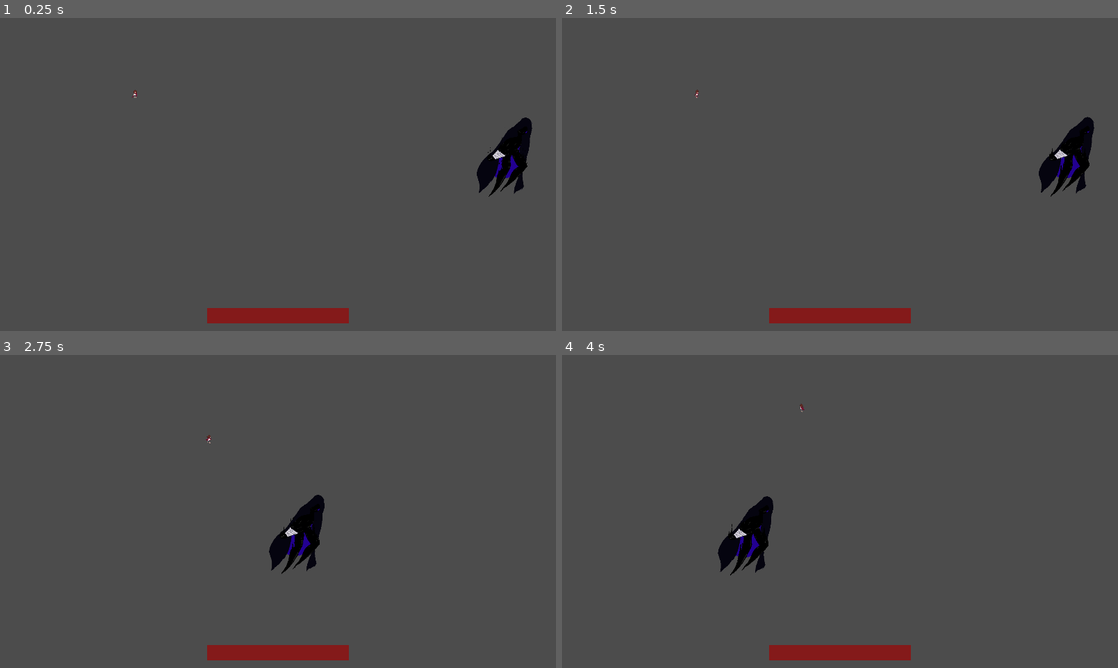
Above: before the commit, frames 1-4 (two rows, left to right).
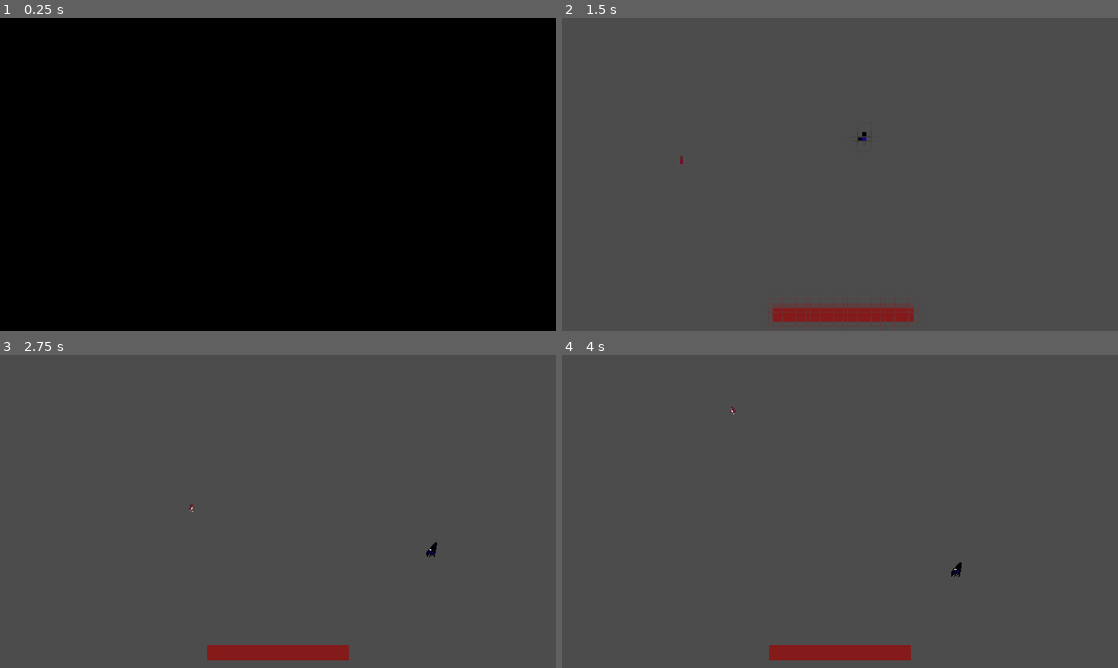
Above: after the commit, the same moments.

Repository: LadyVolk/The-Modern-Triad
Game: Godot game, scene res://Bosses/Anxiety/Level2.tscn
Same seed, same stepped clock (60 frames per second), same inputs: the game is played once before the commit and once after it. This scene is started directly instead of the project's main scene. Sound files missing from this copy of the repository are replaced by a short silence.
Inputs (mouse positions are in pixels of both pictures, inside the frame that each line leads up to):
- Up to frame 1 (0.25 s): no input
- Up to frame 2 (1.5 s): move the mouse to (962, 158) at 0.52 s; hold D (player_right) 0.53-1.28 s; hold Right mouse button (melee_attack) 0.53-1.28 s; move the mouse to (728, 190) at 1.27 s; hold S (player_down) from 1.28 s (still down); tap Space (player_dash) at 1.35 s
- Up to frame 3 (2.75 s): move the mouse to (333, 442) at 2.02 s; release S (player_down) at 2.03 s; press the mouse at (333, 442) at 2.03 s; hold D (player_right) from 2.03 s (still down)
- Up to frame 4 (4 s): move the mouse to (812, 574) at 2.77 s; release D (player_right) at 2.78 s; release the mouse at (812, 574) at 2.78 s; hold W (player_up) 2.78-3.53 s; right-click (812, 574) at 2.85 s; move the mouse to (1006, 558) at 3.52 s; hold A (player_left) from 3.53 s (still down); hold Space (player_dash) from 3.53 s (still down)

The runs differ from the first frame. In frame 1, 99% of the frame differs, in the area x 0-100%, y 0-100%; in frame 2, 1.7%; in frame 3, 1.4%; in frame 4, 1.4%.

Commit message:
started changes to anxiety movement and damage

Diff:
--- a/game/Bosses/Anxiety/Anxiety.gd
+++ b/game/Bosses/Anxiety/Anxiety.gd
@@ -2,6 +2,8 @@
 
 
 signal new_target_position
+signal anxiety_attack
+
 
 var target_destination
 var speed = 1000
@@ -10,6 +12,7 @@
 var player = null
 
 export var health = 200
+
 
 func _ready():
 	pass
@@ -36,6 +39,7 @@
 		if move.length() <= 1:
 			$TimerPosition.start()
 			target_destination = null
+
 
 
 func how_much_to_move(target_position, origin_position, how_much):
@@ -83,3 +87,8 @@
 
 func change_state(new_stage):
 	pass
+
+
+func _on_Attack_area_body_entered(body):
+	if body.is_in_group("player"):
+		emit_signal("anxiety_attack", 25)
--- a/game/Bosses/Anxiety/Anxiety.tscn
+++ b/game/Bosses/Anxiety/Anxiety.tscn
@@ -128,12 +128,15 @@
 } ]
 }
 
+[sub_resource type="CircleShape2D" id=5]
+radius = 12.7982
+
 [node name="Anxiety" type="KinematicBody2D" groups=[
 "boss",
 ]]
 position = Vector2( 1, 0 )
-collision_layer = 16
-collision_mask = 4
+collision_layer = 0
+collision_mask = 0
 script = ExtResource( 1 )
 
 [node name="Sprite" type="Sprite" parent="."]
@@ -146,6 +149,7 @@
 shape = SubResource( 1 )
 
 [node name="TimerPosition" type="Timer" parent="."]
+wait_time = 0.1
 one_shot = true
 autostart = true
 
@@ -156,4 +160,14 @@
 anims/stun = SubResource( 4 )
 
 [node name="Tween" type="Tween" parent="."]
+
+[node name="Attack_area" type="Area2D" parent="."]
+collision_layer = 4
+collision_mask = 2
+
+[node name="CollisionShape2D" type="CollisionShape2D" parent="Attack_area"]
+position = Vector2( 27.1321, -27.1321 )
+scale = Vector2( 10, 10 )
+shape = SubResource( 5 )
 [connection signal="timeout" from="TimerPosition" to="." method="_on_TimerPosition_timeout"]
+[connection signal="body_entered" from="Attack_area" to="." method="_on_Attack_area_body_entered"]
--- a/game/Bosses/Anxiety/Level2.gd
+++ b/game/Bosses/Anxiety/Level2.gd
@@ -8,6 +8,8 @@
 
 var max_delusions = 2
 
+var times_moved = 0
+
 enum REGION {left, right}
 
 func _ready():
@@ -16,6 +18,7 @@
 	player.connect("set_HUD", $GameHUD, "set_HUD")
 	player.connect("died", self, "_on_player_died")
 	boss.connect("new_target_position", self, "get_boss_position")
+	boss.connect("anxiety_attack", player, "take_damage")
 	boss.player = player
 	##AudioManager.play_bgm("depression")
 
@@ -38,6 +41,10 @@
 
 
 func random_position():
+	times_moved += 1
+	if times_moved >= 5:
+		times_moved = 0
+		return player.position
 	randomize()
 	var shape = $BossArea/CollisionShape2D.shape
 	var area = $BossArea.position
--- a/game/Bosses/Anxiety/Level2.tscn
+++ b/game/Bosses/Anxiety/Level2.tscn
@@ -9,10 +9,10 @@
 [ext_resource path="res://Bosses/Anxiety/Anxiety.tscn" type="PackedScene" id=7]
 
 [sub_resource type="RectangleShape2D" id=1]
-extents = Vector2( 300, 350 )
+extents = Vector2( 310.521, 350 )
 
 [sub_resource type="RectangleShape2D" id=2]
-extents = Vector2( 900, 460 )
+extents = Vector2( 700, 300 )
 
 [sub_resource type="Shader" id=3]
 code = "shader_type canvas_item;
@@ -112,7 +112,7 @@
 polygon = PoolVector2Array( 1890, 0, 1890, -1080, 1920, -1080, 1920, 0 )
 
 [node name="Player" parent="." instance=ExtResource( 2 )]
-position = Vector2( 467, 263 )
+position = Vector2( 400, 500 )
 
 [node name="BoostSpawnAreaL" type="Area2D" parent="."]
 position = Vector2( 500, 500 )
@@ -127,10 +127,10 @@
 shape = SubResource( 1 )
 
 [node name="BossArea" type="Area2D" parent="."]
-position = Vector2( 0, 500 )
+position = Vector2( 1000, 500 )
 
 [node name="CollisionShape2D" type="CollisionShape2D" parent="BossArea"]
-position = Vector2( 960.176, 28.6395 )
+position = Vector2( -3.68329, 1.22772 )
 shape = SubResource( 2 )
 
 [node name="FadeScreen" parent="." instance=ExtResource( 4 )]
@@ -141,7 +141,6 @@
 layer = 2
 
 [node name="FadeIn" type="ColorRect" parent="Shaders"]
-visible = false
 material = SubResource( 4 )
 margin_right = 1920.0
 margin_bottom = 1080.0
@@ -151,7 +150,6 @@
 }
 
 [node name="Pixel" type="ColorRect" parent="Shaders"]
-visible = false
 material = ExtResource( 6 )
 anchor_right = 1.0
 anchor_bottom = 1.0
@@ -167,5 +165,6 @@
 [node name="Projectiles" type="Node" parent="."]
 
 [node name="Anxiety" parent="." instance=ExtResource( 7 )]
-position = Vector2( 1724.87, 510.862 )
+position = Vector2( 1026.29, 426.148 )
+scale = Vector2( 0.2, 0.2 )
 [connection signal="animation_finished" from="Shaders/Pixel/AnimationPlayer" to="." method="_on_AnimationPlayer_animation_finished"]
--- a/game/PlayerStuff/Player.gd
+++ b/game/PlayerStuff/Player.gd
@@ -18,7 +18,7 @@
 export var max_still_time = 0.2
 export var still_damage = 30
 export var movement_heal = 8
-export var mode = "depression"
+export var mode = "anxiety"
 
 var health
 var dash_movement = Vector2()
@@ -46,7 +46,7 @@
 	health = max_health
 	emit_signal("set_HUD", max_health)
 
-	if mode == "depression":
+	if mode == "depression" or mode == "anxiety":
 		$Camera.queue_free()
 	elif mode == "transition":
 		$Camera.current = true
Not shown: 1 places in game/Bosses/Anxiety/Anxiety.tscn that only renumber resources
